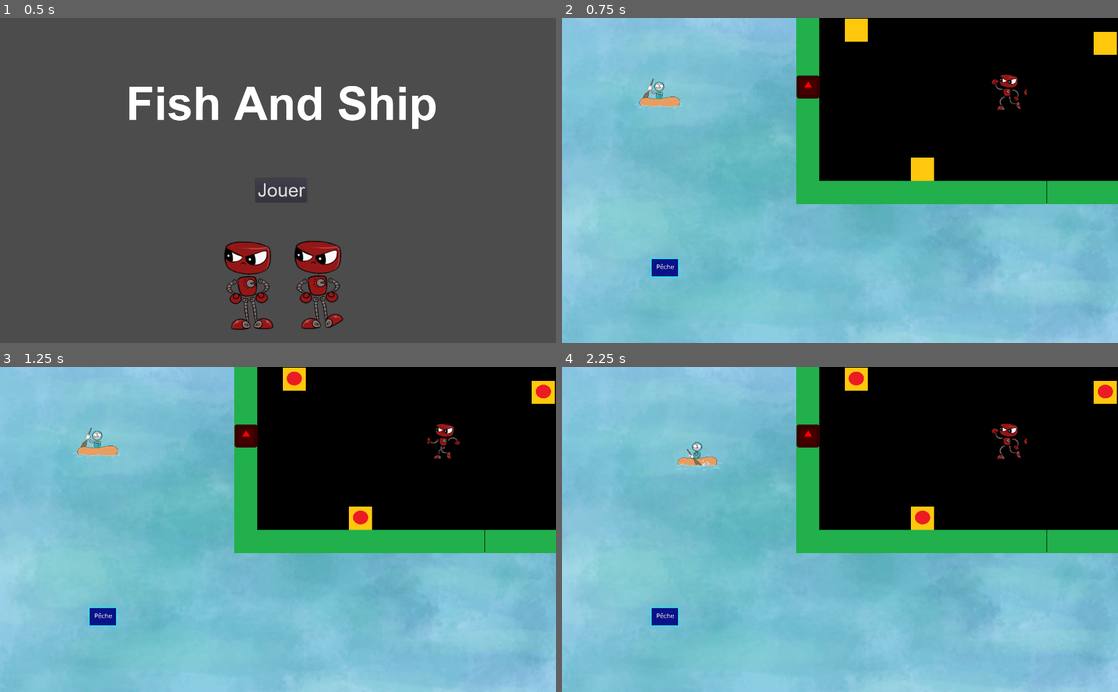
Above: before the commit, frames 1-4 (two rows, left to right).
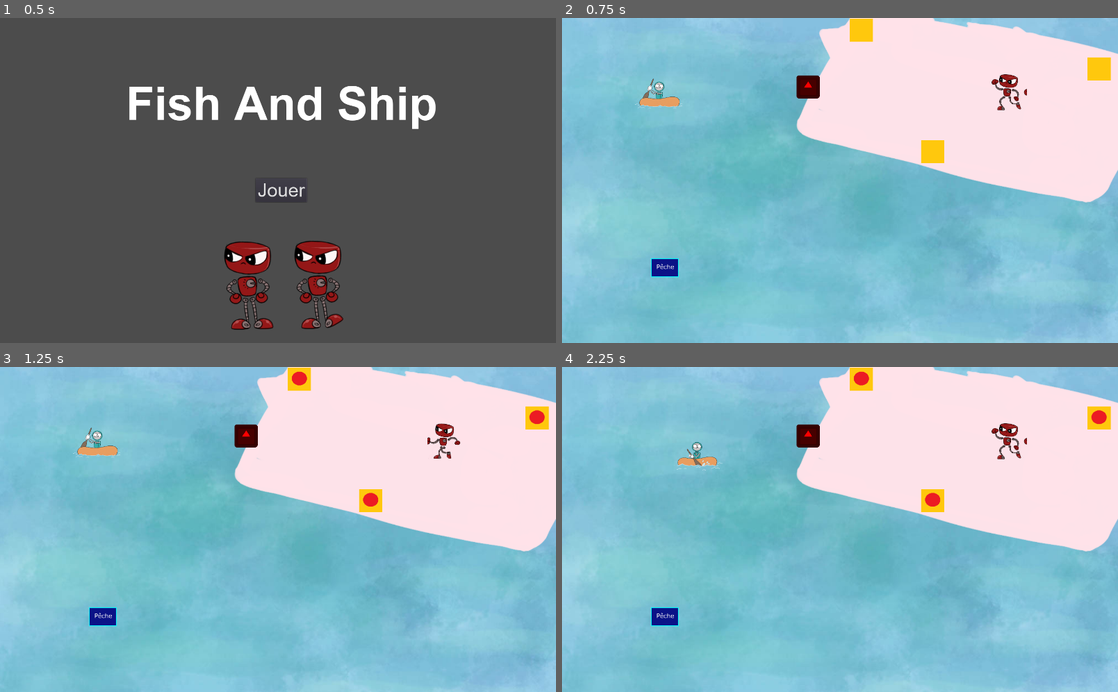
Above: after the commit, the same moments.

Repository: Majimo/FishAndShip
Game: Godot game, scene res://scenes/Intro.tscn
Two runs of this game, one before a commit and one after it. Both use one fixed random seed, a clock stepped at 60 frames per second and the inputs below. The engine's default icon, where the game draws it, is replaced by a stand-in: a white triangle on a blue panel in a dark square.
Inputs:
- Up to frame 1 (0.5 s): no input
- Up to frame 2 (0.75 s): click "Jouer" at 0.5 s
- Up to frame 3 (1.25 s): no input
- Up to frame 4 (2.25 s): hold Right (ui_right) 1.28-2.03 s; hold Down (ui_down) from 2.03 s (still down)

Frame 1 is identical in both runs. In frame 2, 32% of the frame differs, in the area x 42-100%, y 0-58%; in frame 3, 32%; in frame 4, 32%.

Commit message:
assets vaisseau

Diff:
--- a/scenes/MainWorld.tscn
+++ b/scenes/MainWorld.tscn
@@ -43,18 +43,18 @@
 [node name="ZoneAReparer" parent="ZonesAReparer" groups=[
 "zoneAReparer",
 ] instance=ExtResource( 8 )]
-position = Vector2( 996.065, 418.72 )
+position = Vector2( 1024.06, 369.733 )
 
 [node name="ZoneAReparer2" parent="ZonesAReparer" groups=[
 "zoneAReparer",
 ] instance=ExtResource( 8 )]
-position = Vector2( 812.947, 33.8242 )
+position = Vector2( 826.944, 33.8242 )
 moduleId = 1
 
 [node name="ZoneAReparer3" parent="ZonesAReparer" groups=[
 "zoneAReparer",
 ] instance=ExtResource( 8 )]
-position = Vector2( 1501.1, 69.9811 )
+position = Vector2( 1483.6, 141.129 )
 moduleId = 2
 [connection signal="module_repaired" from="ZonesAReparer/ZoneAReparer" to="ZonesAReparer" method="_on_ZoneAReparer_module_repaired"]
 [connection signal="module_repaired" from="ZonesAReparer/ZoneAReparer2" to="ZonesAReparer" method="_on_ZoneAReparer2_module_repaired"]
--- a/scenes/Ship.tscn
+++ b/scenes/Ship.tscn
@@ -1,81 +1,185 @@
 [gd_scene load_steps=3 format=2]
 
-[ext_resource path="res://assets/ship.png" type="Texture" id=1]
+[ext_resource path="res://assets/vaisseau/Sol.png" type="Texture" id=1]
 [ext_resource path="res://scenes/ShipWall.tscn" type="PackedScene" id=2]
 
 [node name="Ship" type="Node2D"]
 
 [node name="Sprite" type="Sprite" parent="."]
-scale = Vector2( 3, 3 )
+position = Vector2( 289.487, 146.793 )
+scale = Vector2( 1.2, 1.2 )
 texture = ExtResource( 1 )
 
 [node name="MursVaisseau" type="Node2D" parent="."]
 
 [node name="ShipWall" parent="MursVaisseau" instance=ExtResource( 2 )]
-position = Vector2( -418, 231.062 )
+visible = false
+position = Vector2( -330.602, -269.945 )
+
+[node name="ShipWall5" parent="MursVaisseau" instance=ExtResource( 2 )]
+visible = false
+position = Vector2( -295.709, -295.792 )
+
+[node name="ShipWall3" parent="MursVaisseau" instance=ExtResource( 2 )]
+visible = false
+position = Vector2( -357.124, -253.762 )
+
+[node name="ShipWall4" parent="MursVaisseau" instance=ExtResource( 2 )]
+visible = false
+position = Vector2( -408.818, -205.945 )
 
 [node name="ShipWall2" parent="MursVaisseau" instance=ExtResource( 2 )]
-position = Vector2( -356.643, 231.062 )
-
-[node name="ShipWall3" parent="MursVaisseau" instance=ExtResource( 2 )]
-position = Vector2( -292.815, 231.062 )
-
-[node name="ShipWall4" parent="MursVaisseau" instance=ExtResource( 2 )]
-position = Vector2( -228.815, 231.062 )
-
-[node name="ShipWall5" parent="MursVaisseau" instance=ExtResource( 2 )]
-position = Vector2( -164.815, 231.062 )
+visible = false
+position = Vector2( -394.911, -143.604 )
 
 [node name="ShipWall6" parent="MursVaisseau" instance=ExtResource( 2 )]
-position = Vector2( -100.591, 231.062 )
+visible = false
+position = Vector2( -420.758, -91.9094 )
 
 [node name="ShipWall7" parent="MursVaisseau" instance=ExtResource( 2 )]
-position = Vector2( -36.3676, 231.062 )
+visible = false
+position = Vector2( -446.605, -40.2153 )
 
 [node name="ShipWall8" parent="MursVaisseau" instance=ExtResource( 2 )]
-position = Vector2( 18.8965, 231.062 )
+visible = false
+position = Vector2( -471.16, 7.60168 )
 
 [node name="ShipWall9" parent="MursVaisseau" instance=ExtResource( 2 )]
-position = Vector2( 83.12, 231.062 )
+visible = false
+position = Vector2( -469.867, 72.2194 )
 
 [node name="ShipWall10" parent="MursVaisseau" instance=ExtResource( 2 )]
-position = Vector2( 146.57, 231.062 )
+visible = false
+position = Vector2( -415.589, 109.698 )
 
 [node name="ShipWall11" parent="MursVaisseau" instance=ExtResource( 2 )]
-position = Vector2( 210.793, 231.062 )
+visible = false
+position = Vector2( -354.848, 131.668 )
 
 [node name="ShipWall12" parent="MursVaisseau" instance=ExtResource( 2 )]
-position = Vector2( 275.017, 231.062 )
+visible = false
+position = Vector2( -291.523, 148.468 )
 
 [node name="ShipWall13" parent="MursVaisseau" instance=ExtResource( 2 )]
-position = Vector2( 338.467, 231.062 )
+visible = false
+position = Vector2( -226.905, 158.807 )
 
 [node name="ShipWall14" parent="MursVaisseau" instance=ExtResource( 2 )]
-position = Vector2( 402.69, 231.062 )
+visible = false
+position = Vector2( -162.287, 179.485 )
 
 [node name="ShipWall15" parent="MursVaisseau" instance=ExtResource( 2 )]
-position = Vector2( -418, -199.136 )
+visible = false
+position = Vector2( -97.6697, 196.285 )
 
 [node name="ShipWall16" parent="MursVaisseau" instance=ExtResource( 2 )]
-position = Vector2( -418, -137.234 )
+visible = false
+position = Vector2( -38.2215, 214.378 )
 
 [node name="ShipWall17" parent="MursVaisseau" instance=ExtResource( 2 )]
-position = Vector2( -418, -73.7028 )
+visible = false
+position = Vector2( 26.3962, 229.886 )
 
 [node name="ShipWall18" parent="MursVaisseau" instance=ExtResource( 2 )]
-position = Vector2( -418, -10.1716 )
+visible = false
+position = Vector2( 85.8444, 242.81 )
 
 [node name="ShipWall19" parent="MursVaisseau" instance=ExtResource( 2 )]
-position = Vector2( -418, 52.5451 )
+visible = false
+position = Vector2( 149.17, 257.026 )
 
 [node name="ShipWall20" parent="MursVaisseau" instance=ExtResource( 2 )]
-position = Vector2( -418, 115.262 )
+visible = false
+position = Vector2( 212.495, 267.365 )
 
 [node name="ShipWall21" parent="MursVaisseau" instance=ExtResource( 2 )]
-position = Vector2( -418, 178.793 )
+visible = false
+position = Vector2( 277.113, 278.996 )
 
 [node name="ShipWall22" parent="MursVaisseau" instance=ExtResource( 2 )]
-position = Vector2( -418, -262.5 )
+visible = false
+position = Vector2( 339.146, 286.75 )
 
 [node name="ShipWall23" parent="MursVaisseau" instance=ExtResource( 2 )]
-position = Vector2( 466.55, 231.062 )
+visible = false
+position = Vector2( -235.951, -323.241 )
+
+[node name="ShipWall24" parent="MursVaisseau" instance=ExtResource( 2 )]
+visible = false
+position = Vector2( -172.626, -320.656 )
+
+[node name="ShipWall25" parent="MursVaisseau" instance=ExtResource( 2 )]
+visible = false
+position = Vector2( -110.593, -305.148 )
+
+[node name="ShipWall26" parent="MursVaisseau" instance=ExtResource( 2 )]
+visible = false
+position = Vector2( -48.5602, -283.178 )
+
+[node name="ShipWall27" parent="MursVaisseau" instance=ExtResource( 2 )]
+visible = false
+position = Vector2( 13.4727, -261.208 )
+
+[node name="ShipWall28" parent="MursVaisseau" instance=ExtResource( 2 )]
+visible = false
+position = Vector2( 76.7979, -265.085 )
+
+[node name="ShipWall29" parent="MursVaisseau" instance=ExtResource( 2 )]
+visible = false
+position = Vector2( 146.585, -256.038 )
+
+[node name="ShipWall30" parent="MursVaisseau" instance=ExtResource( 2 )]
+visible = false
+position = Vector2( 209.91, -239.238 )
+
+[node name="ShipWall31" parent="MursVaisseau" instance=ExtResource( 2 )]
+visible = false
+position = Vector2( 270.651, -225.022 )
+
+[node name="ShipWall32" parent="MursVaisseau" instance=ExtResource( 2 )]
+visible = false
+position = Vector2( 333.976, -214.683 )
+
+[node name="ShipWall33" parent="MursVaisseau" instance=ExtResource( 2 )]
+visible = false
+position = Vector2( 397.302, -195.298 )
+
+[node name="ShipWall34" parent="MursVaisseau" instance=ExtResource( 2 )]
+visible = false
+position = Vector2( 461.919, -174.62 )
+
+[node name="ShipWall35" parent="MursVaisseau" instance=ExtResource( 2 )]
+visible = false
+position = Vector2( 525.245, -156.527 )
+
+[node name="ShipWall36" parent="MursVaisseau" instance=ExtResource( 2 )]
+visible = false
+position = Vector2( 588.57, -133.265 )
+
+[node name="ShipWall37" parent="MursVaisseau" instance=ExtResource( 2 )]
+visible = false
+position = Vector2( 593.739, -66.0623 )
+
+[node name="ShipWall38" parent="MursVaisseau" instance=ExtResource( 2 )]
+visible = false
+position = Vector2( 570.477, -4.02936 )
+
+[node name="ShipWall39" parent="MursVaisseau" instance=ExtResource( 2 )]
+visible = false
+position = Vector2( 538.168, 59.2959 )
+
+[node name="ShipWall40" parent="MursVaisseau" instance=ExtResource( 2 )]
+visible = false
+position = Vector2( 507.151, 120.036 )
+
+[node name="ShipWall41" parent="MursVaisseau" instance=ExtResource( 2 )]
+visible = false
+position = Vector2( 472.258, 179.485 )
+
+[node name="ShipWall42" parent="MursVaisseau" instance=ExtResource( 2 )]
+visible = false
+position = Vector2( 443.826, 220.84 )
+
+[node name="ShipWall43" parent="MursVaisseau" instance=ExtResource( 2 )]
+visible = false
+position = Vector2( 402.471, 271.242 )
Binary file added: assets/vaisseau/DecorVaisseau.png
Not shown, added: assets/vaisseau/DecorVaisseau.png.import
Binary file added: assets/vaisseau/MurMilieu.png
Not shown, added: assets/vaisseau/MurMilieu.png.import
Binary file added: assets/vaisseau/PorteDeSortie.png
Not shown, added: assets/vaisseau/PorteDeSortie.png.import
Binary file added: assets/vaisseau/Sol.png
Not shown, added: assets/vaisseau/Sol.png.import
Binary file added: assets/vaisseau/TableauDeBord.png
Not shown, added: assets/vaisseau/TableauDeBord.png.import
Binary file added: assets/vaisseau/Vitre.png
Not shown, added: assets/vaisseau/Vitre.png.import
